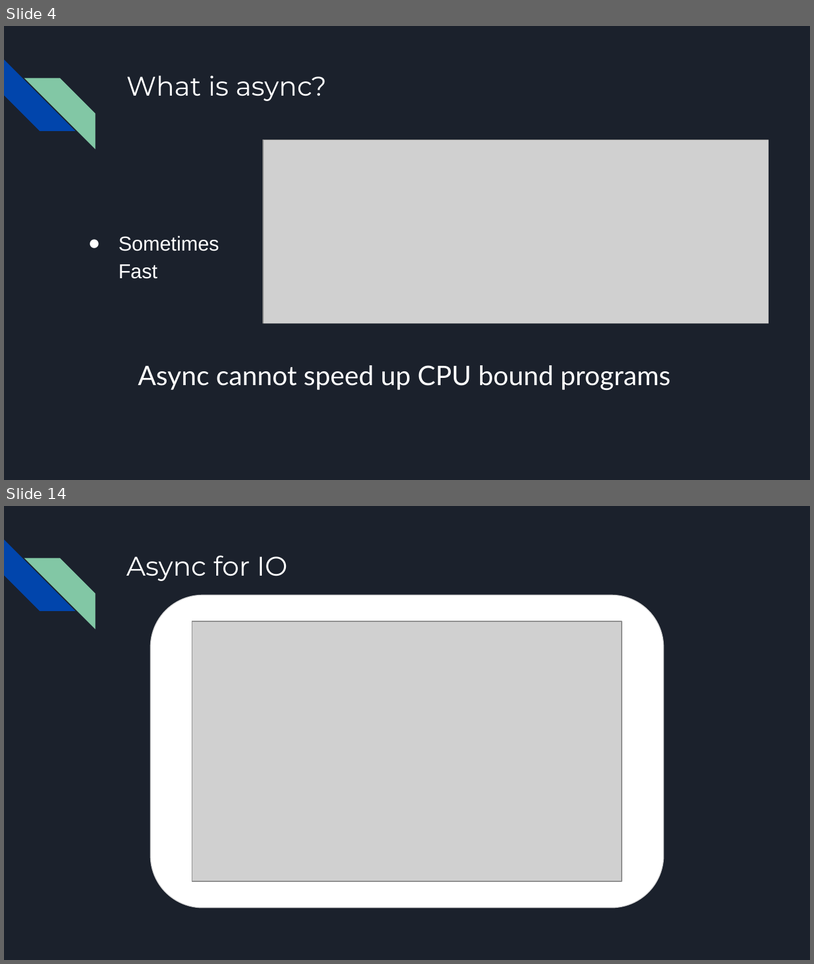
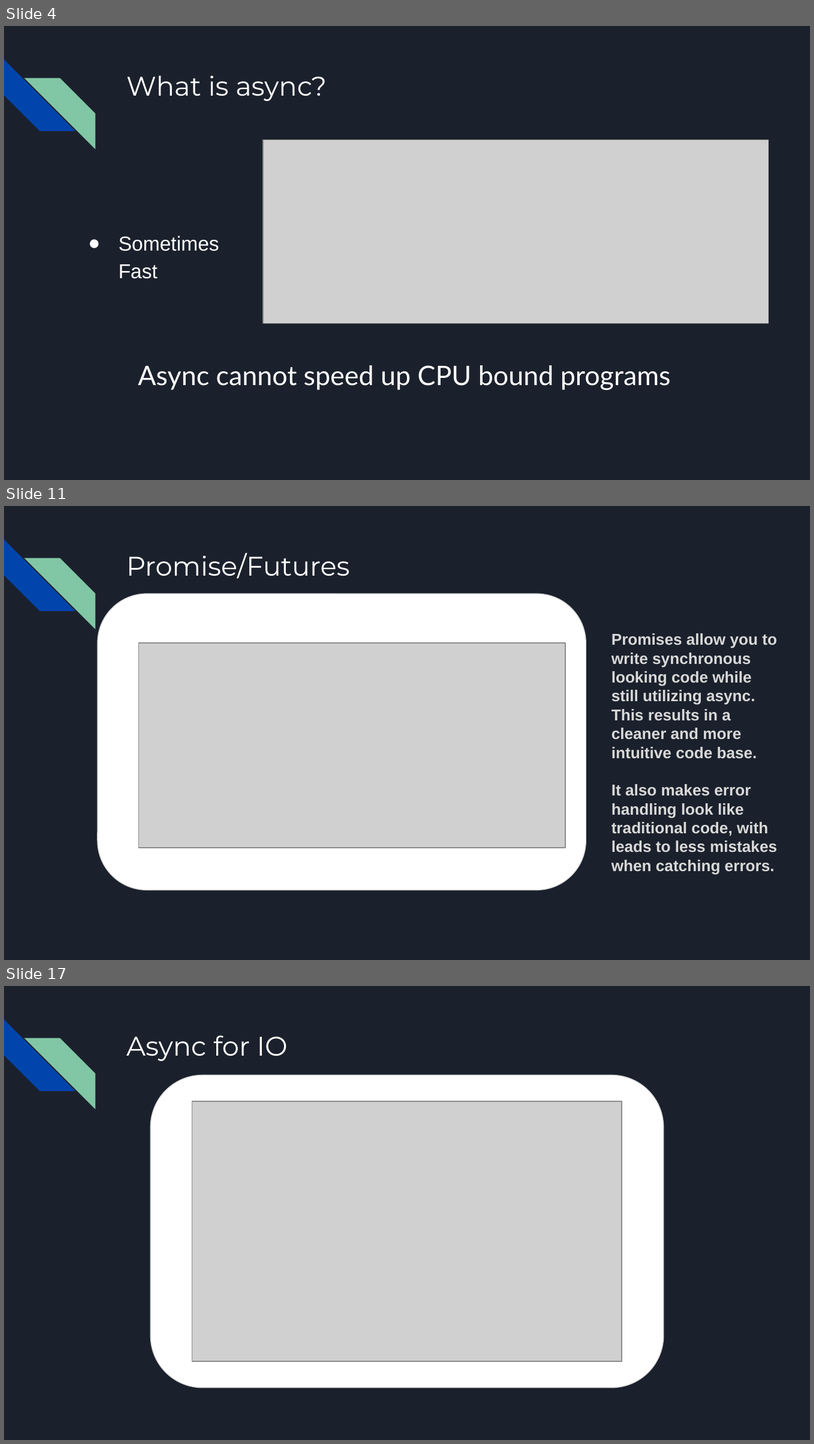
Before and after one commit to tylerjohnhaden/AsyncPresentation, a slide deck: AsyncPresentation.pptx. Shown one above the other, each under a label of ours: slides 4 and 14 before the commit, slides 4, 11 and 17 after it; the slides between them are not shown. The pictures are 814x964 and 814x1444 pixels, drawn with LibreOffice and Linux fonts; fonts in the diff are those of the drawing; grey boxes stand for pictures. Boxes give left, top, right and bottom in pixels: in the first picture for what was removed or moved away, otherwise in the second. Text is boxed around its words. In the diff, an @@ line names an element or a change of style, - is before the commit and + after.

```diff
--- a/AsyncPresentation.pptx
+++ b/AsyncPresentation.pptx
@@ slide 11 added at (4, 506, 810, 960), background #1B212C; not listed: 2 template elements that a slide beside it also shows @@
@@ title added at (126, 553, 350, 579), 24 pt, text #FFFFFF @@
+Promise/Futures
@@ rounded rectangle added at (98, 594, 586, 890), fill #FFFFFF, outline #D9D9D9 0.75 pt @@
@@ picture added at (138, 643, 566, 848) @@
@@ text added at (612, 633, 777, 874), 14 pt, text #D9D9D9, bold @@
+Promises allow you to write synchronous looking code while still utilizing async. This results in a cleaner and more intuitive code base.
+It also makes error handling look like traditional code, with leads to less mistakes when catching errors.
@@ what was slide 14 is now slide 17 @@
```
Also in this commit, not shown: 3 slides changed, 13 other slides added, 10 slides removed.
